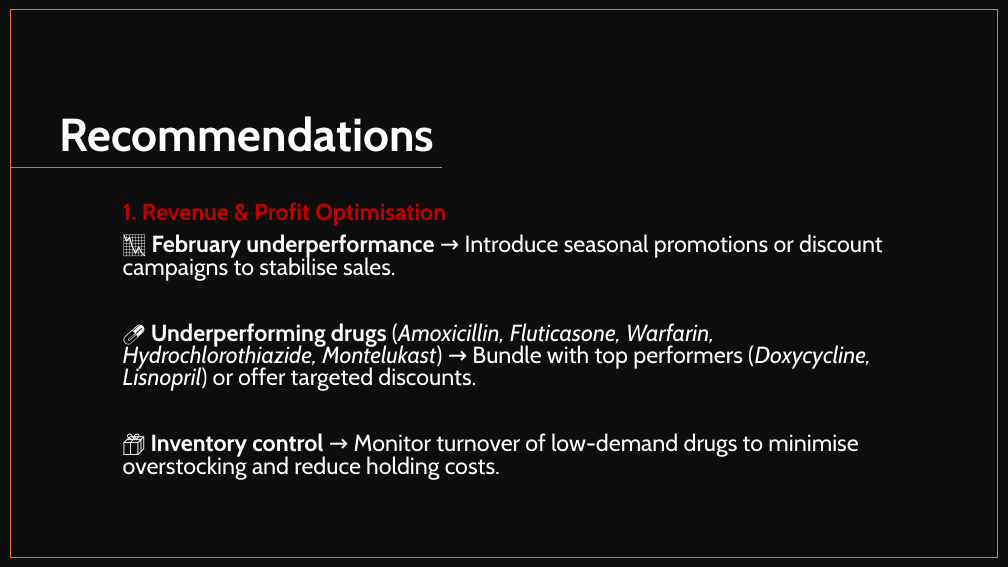
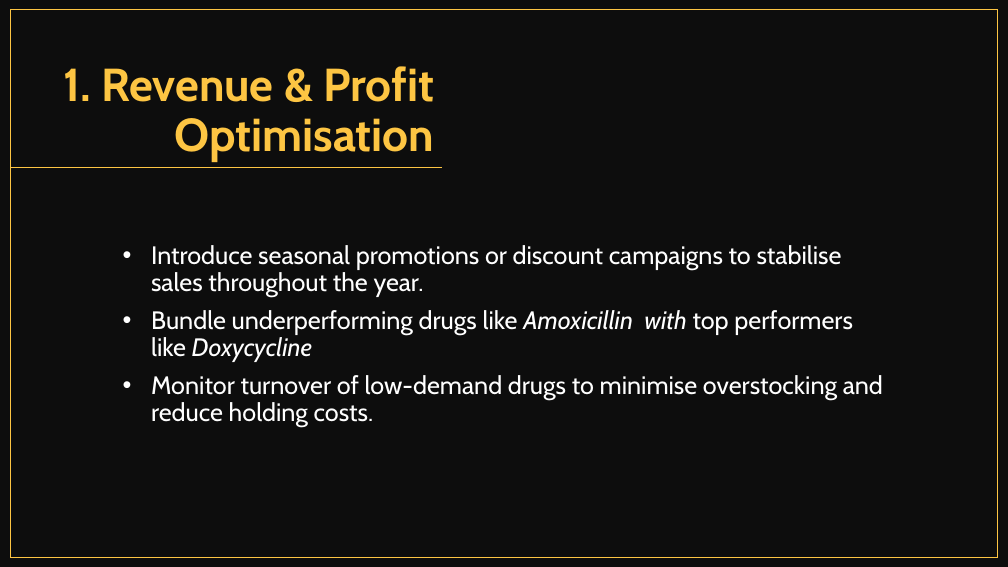
Before and after one commit to cephard/NovaMed-Solutions, a slide deck: slide 26 of NovaMed Solutions Presentation.pptx. Drawn at 1008x567 pixels with LibreOffice and Linux fonts; fonts in the diff are those of the drawing. Boxes give left, top, right and bottom in pixels: in the first picture for what was removed or moved away, otherwise in the second. Text is boxed around its words. In the diff, an @@ line names an element or a change of style, - is before the commit and + after.

```diff
--- a/NovaMed Solutions Presentation.pptx
+++ b/NovaMed Solutions Presentation.pptx
@@ background #FFFFFF to #FDC543 @@
@@ rectangle at (11, 10, 998, 558): outline #E97132 1 pt to #FDC543 1 pt @@
@@ title at (101, 66, 435, 162): text changed; text colour #FFFFFF to #FDC543 @@
-Recommendations
+1. Revenue & Profit Optimisation
@@ line (442, 168) - (11, 168): stroke #E97132 1 pt to #FDC543 1 pt @@
@@ subtitle at (151, 245, 883, 427): text changed; size 22.2 to 24 pt @@
-1. Revenue & Profit Optimisation
-📉 February underperformance → Introduce seasonal promotions or discount campaigns to stabilise sales.
-💊 Underperforming drugs (Amoxicillin, Fluticasone, Warfarin, Hydrochlorothiazide, Montelukast) → Bundle with top performers (Doxycycline, Lisnopril) or offer targeted discounts.
-📦 Inventory control → Monitor turnover of low-demand drugs to minimise overstocking and reduce holding costs.
+• Introduce seasonal promotions or discount campaigns to stabilise sales throughout the year.
+• Bundle underperforming drugs like Amoxicillin with top performers like Doxycycline
+• Monitor turnover of low-demand drugs to minimise overstocking and reduce holding costs.
```
Also in this commit, not shown: 24 other slides changed, 11 slides added, 8 slides removed, 3 other files.
